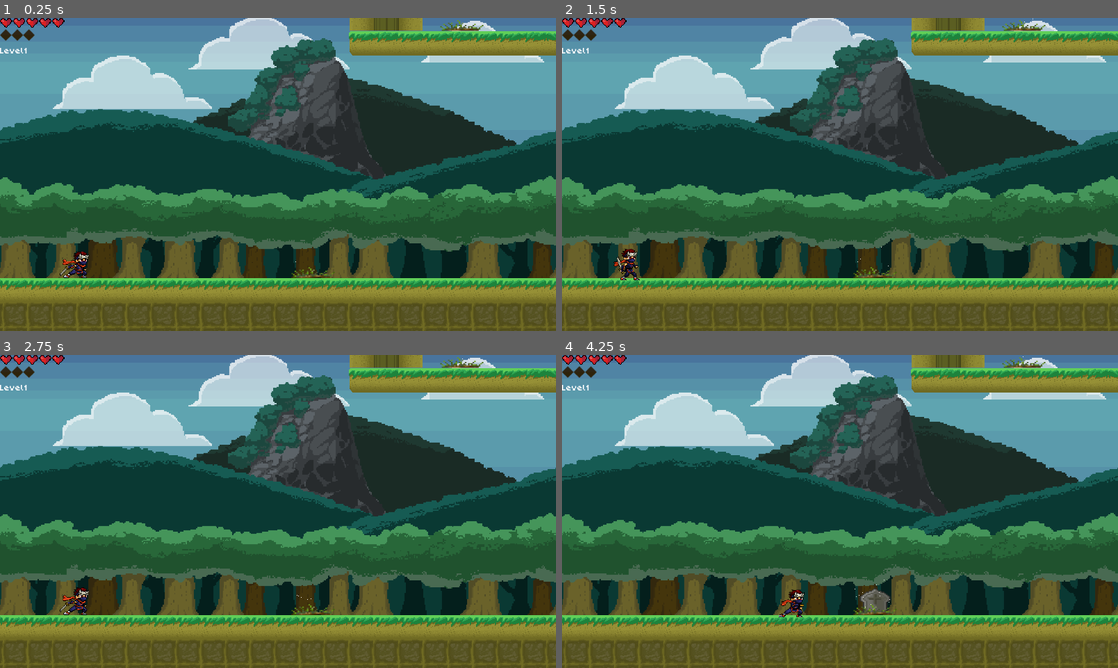
Above: before the commit, frames 1-4 (two rows, left to right).
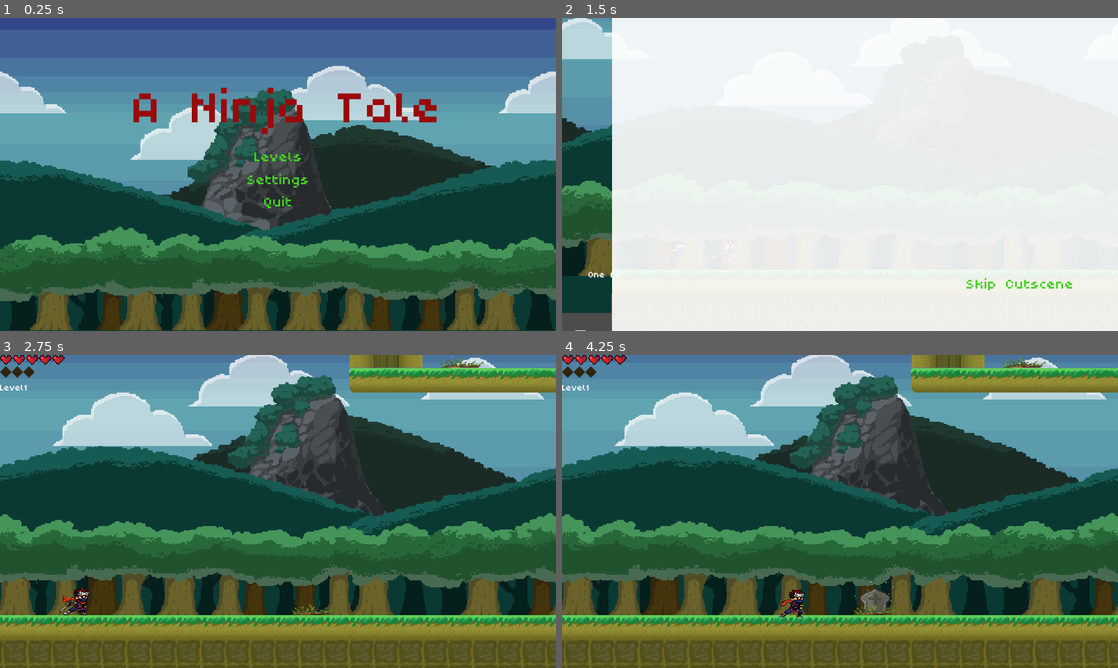
Above: after the commit, the same moments.

Repository: gsm1/Ninja-Game-Thesis
Game: Godot game, scene res://UI/Menu.tscn
Two runs of this game, one before a commit and one after it. Both use one fixed random seed, a clock stepped at 60 frames per second and the inputs below. Before the commit the project starts from res://World/Level1.tscn.
Inputs (mouse positions are in pixels of both pictures, inside the frame that each line leads up to):
- Up to frame 1 (0.25 s): no input
- Up to frame 2 (1.5 s): click (840, 152) at 0.5 s, where only the run after the commit has a clickable "Levels"; click (840, 143) at 1.25 s, where only the run after the commit has a clickable "Level 1"
- Up to frame 3 (2.75 s): click (455, 617) at 2 s, where only the run after the commit has a clickable "Skip Cutscene"
- Up to frame 4 (4.25 s): move the mouse to (962, 495) at 2.77 s; hold D (ui_right) from 2.78 s (still down); tap Space (Ultra) at 2.85 s; tap Up (ui_up) at 3.02, 3.77 s; move the mouse to (728, 527) at 3.52 s; click (728, 527) at 3.6 s

The runs differ from the first frame. In frame 1, 87% of the frame differs, in the area x 0-100%, y 0-100%; in frame 2, 95%; in frame 3, 0.2%; in frame 4, less than 0.1%.

Commit message:
fixes

Diff:
--- a/World/Level1.tscn
+++ b/World/Level1.tscn
@@ -46,9 +46,6 @@
 z_index = 1
 collision_mask = 3
 
-[node name="Sprite" parent="Player1" index="1"]
-frame = 1
-
 [node name="AnimationTree" parent="Player1" index="3"]
 parameters/playback = SubResource( 1 )
 
--- a/World/Level3.tscn
+++ b/World/Level3.tscn
@@ -436,10 +436,10 @@
 }
 
 [node name="Samurai" parent="." instance=ExtResource( 21 )]
-position = Vector2( 5966.84, 1040.46 )
+position = Vector2( 6135.02, 1047.19 )
 
 [node name="Samurai2" parent="." instance=ExtResource( 21 )]
-position = Vector2( 5630.06, 1063.29 )
+position = Vector2( 6410.41, 1022.93 )
 
 [node name="PlayerDetectionZone" parent="Samurai2" index="4"]
 visible = true
--- a/project.godot
+++ b/project.godot
@@ -15,7 +15,7 @@
 [application]
 
 config/name="Ninja Game Thesis"
-run/main_scene="res://World/Level1.tscn"
+run/main_scene="res://UI/Menu.tscn"
 config/icon="res://icon.png"
 
 [autoload]
@@ -30,9 +30,11 @@
 
 window/size/width=1920
 window/size/height=1080
+window/size/fullscreen=true
 window/size/test_width=1920
 window/size/test_height=1080
 window/stretch/mode="2d"
+window/stretch/aspect="keep"
 
 [global]
 
Binary file added: Black_Ninja_Idle_1.ico
Not shown: 1 places in World/Level1.tscn that only renumber resources
Not shown, changed: export_presets.cfg
